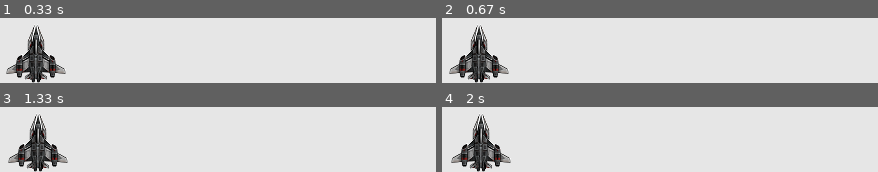
Above: before the commit, frames 1-4 (two rows, left to right).
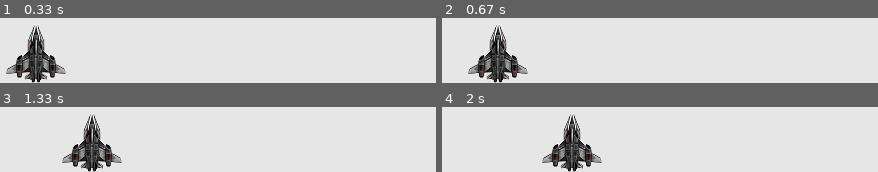
Above: after the commit, the same moments.

Repository: MigAnRomero/Probando-Pygame
Game: pygame game, started from Primer Juego/invasion_alienigena.py
Same seed, same stepped clock (60 frames per second), same inputs: the game is played once before the commit and once after it.
Inputs:
- Up to frame 1 (0.33 s): no input
- Up to frame 2 (0.67 s): hold Right from 0.33 s (still down)
- Up to frame 3 (1.33 s): release Right at 0.8 s; hold Right 0.83-1.3 s
- Up to frame 4 (2 s): hold Right 1.33-1.97 s

Frame 1 is identical in both runs. In frame 2, 7.7% of the frame differs, in the area x 1-20%, y 10-100%; in frame 3, 10%; in frame 4, 10%, in the area x 2-37%, y 10-100%.

Commit message:
Movimiento continuo derecha
Se actualizó el movimiento de la nave hacia la derecha de forma continua.

Diff:
--- a/Primer Juego/funciones_juego.py
+++ b/Primer Juego/funciones_juego.py
@@ -12,7 +12,10 @@
             sys.exit()
         elif event.type == pygame.KEYDOWN:
             if event.key == pygame.K_RIGHT:
-                nave.rect.centerx += 1
+                nave.moving_right = True
+        elif event.type == pygame.KEYUP:
+            if event.key == pygame.K_RIGHT:
+                nave.moving_right = False
 
 def actualizar_pantalla(ai_configuraciones, pantalla, nave):
     """Actualiza las imágenes en la pantalla y pasa a la nueva pantalla"""
--- a/Primer Juego/invasion_alienigena.py
+++ b/Primer Juego/invasion_alienigena.py
@@ -24,6 +24,7 @@
     while True:
         # Escuchar eventos de teclado o de ratón
         fj.verificar_eventos(nave)
+        nave.update() # La posición de la nave se actualiza en la pantalla usando las teclas
         fj.actualizar_pantalla(ai_configuraciones, pantalla, nave)
 
 run_game() # Comienza el videojuego
--- a/Primer Juego/nave.py
+++ b/Primer Juego/nave.py
@@ -17,6 +17,14 @@
         self.rect.centerx = self.pantalla_rect.centerx
         self.rect.bottom = self.pantalla_rect.bottom
 
+        # Bandera de movimiento
+        self.moving_right = False
+
+    def update(self):
+        """Actualiza la posición de la nave según la bandera de movimiento"""
+        if self.moving_right:
+            self.rect.centerx += 1
+
     def blitme(self):
         """Dibuja la nave en su ubicación actual"""
         self.pantalla.blit(self.image, self.rect)
